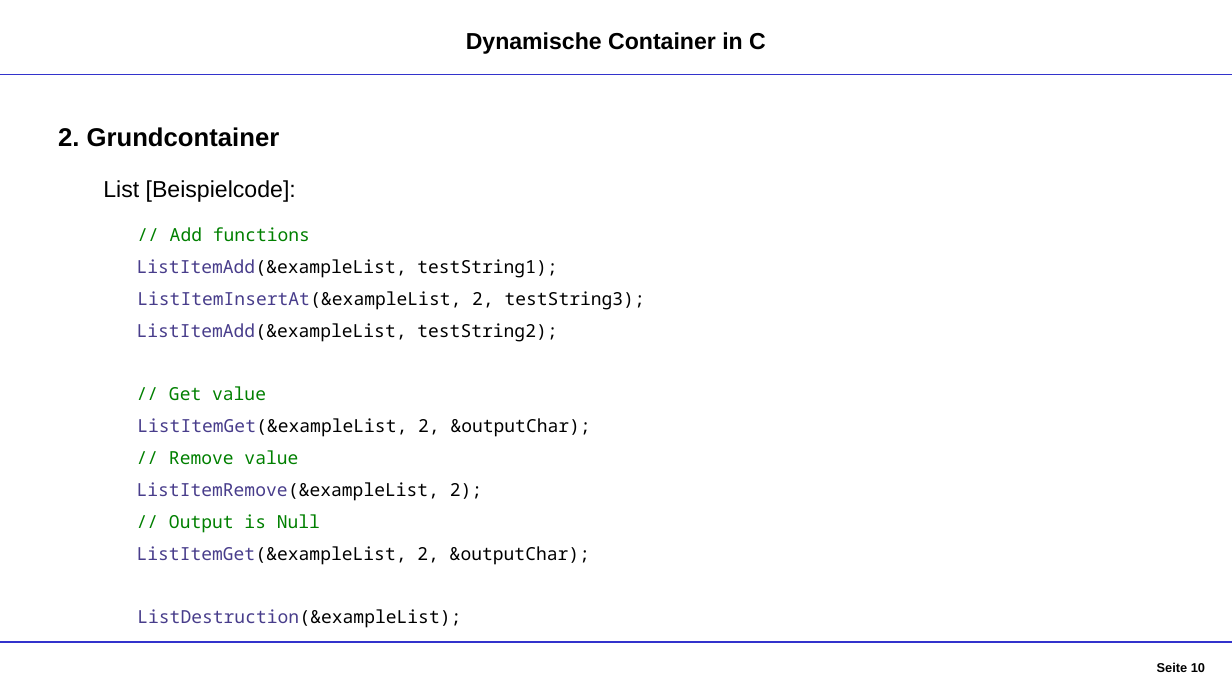
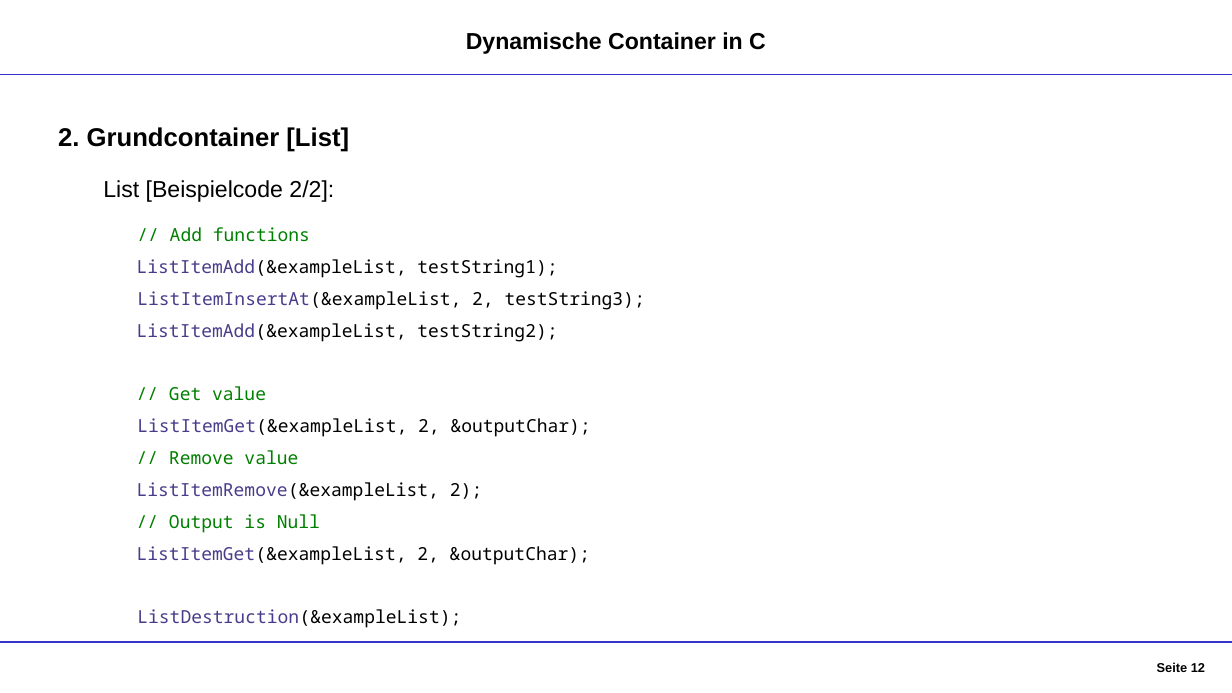
Before and after one commit to DennisGoss99/InPr_DynamicCollections, a slide deck: slide 12 of Dokumentation/Container - Präsentation.pptx (slide 10 before the commit). Drawn at 1232x693 pixels with LibreOffice and Linux fonts; fonts in the diff are those of the drawing. Boxes give left, top, right and bottom in pixels: in the first picture for what was removed or moved away, otherwise in the second. Text is boxed around its words. In the diff, an @@ line names an element or a change of style, - is before the commit and + after.

```diff
--- a/Dokumentation/Container - Präsentation.pptx
+++ b/Dokumentation/Container - Präsentation.pptx
@@ text at bbox=[58, 127, 349, 152]: text changed @@
-2. Grundcontainer
+2. Grundcontainer [List]
@@ text at bbox=[103, 180, 334, 202]: text changed @@
-List [Beispielcode]:
+List [Beispielcode 2/2]:
@@ page number at bbox=[1157, 662, 1205, 672]: text changed @@
-Seite 10
+Seite 12
```
Also in this commit, not shown: 7 other slides changed, 9 slides added, 2 other files.
